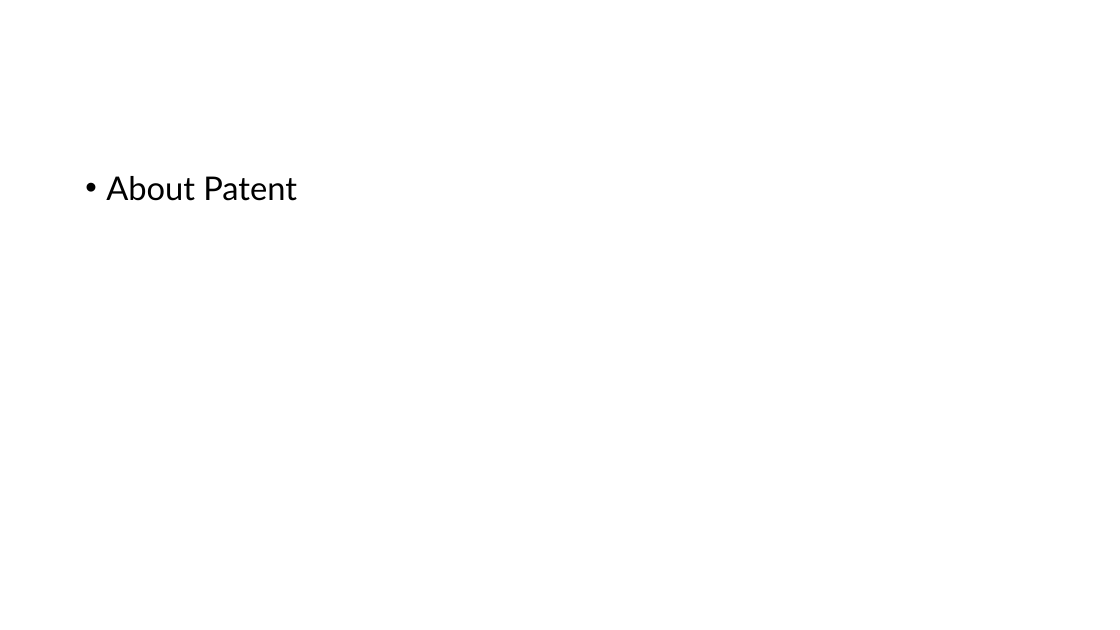
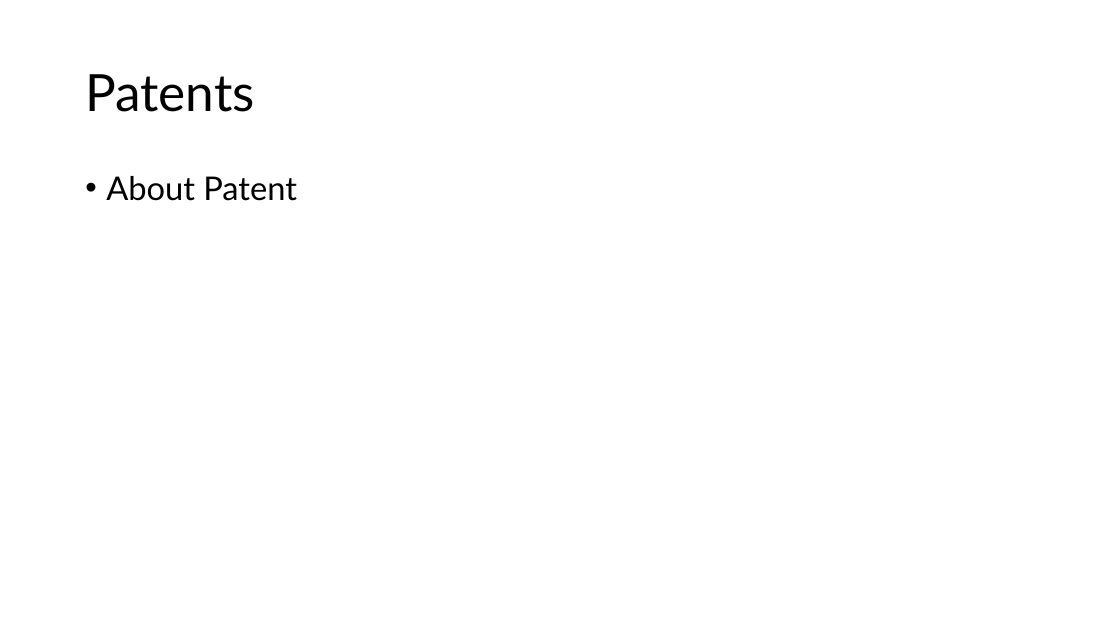
Before and after one commit to JLNU-EETC3433/courseware, a slide deck: slide 8 of 20241101-lesson6.pptx (slide 6 before the commit). Drawn at 1120x630 pixels with LibreOffice and Linux fonts; fonts in the diff are those of the drawing. Boxes give left, top, right and bottom in pixels: in the first picture for what was removed or moved away, otherwise in the second. Text is boxed around its words. In the diff, an @@ line names an element or a change of style, - is before the commit and + after.

```diff
--- a/20241101-lesson6.pptx
+++ b/20241101-lesson6.pptx
@@ title added at (85, 74, 254, 112), 44 pt, text #000000 @@
+Patents
```
Also in this commit, not shown: 2 other slides changed, 3 slides added.
